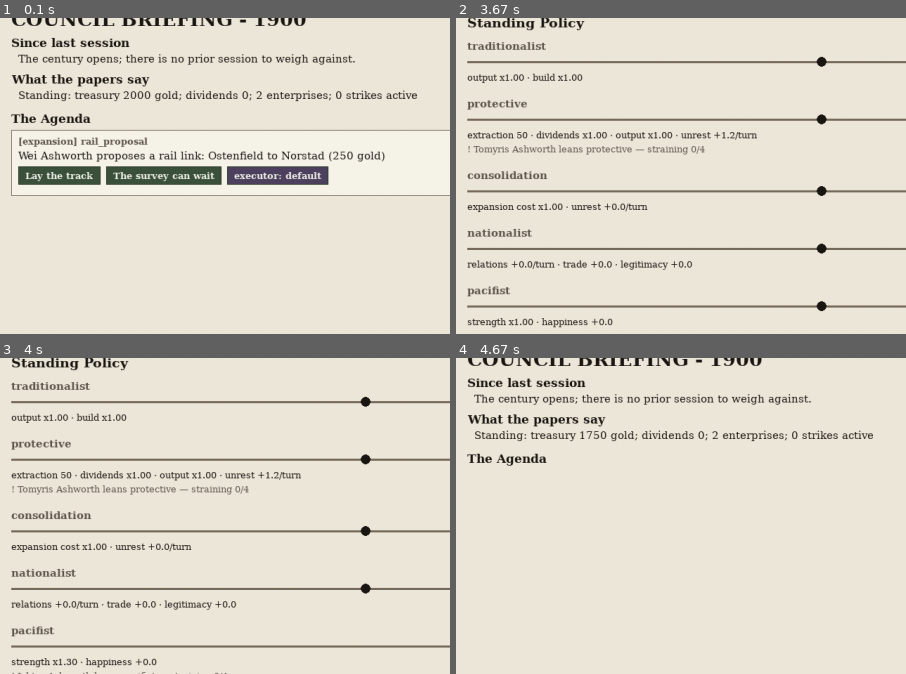
Above: before the commit, frames 1-4 (two rows, left to right).
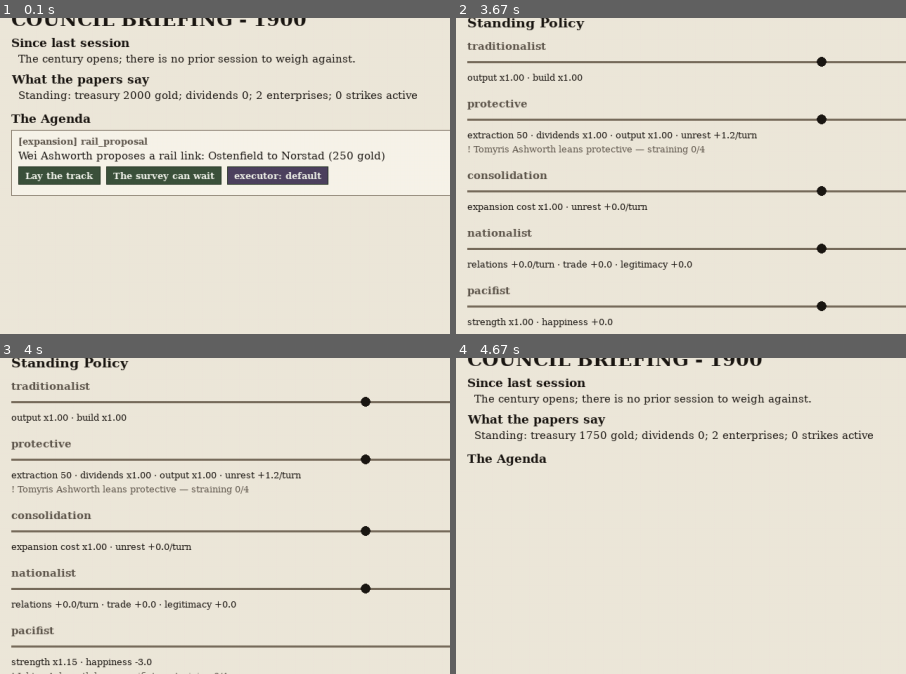
Above: after the commit, the same moments.

Repository: civersen222/Guilded-Age
Game: pygame game, started from gilded/__main__.py
Same seed, same stepped clock (60 frames per second), same inputs: the game is played once before the commit and once after it.
Inputs (mouse positions are % of the whole screen's width and height, from its top left):
- Up to frame 1 (0.1 s): no input
- Up to frame 2 (3.67 s): click (50, 50) at 0.38 s; click "Lay the track" at 0.72 s; click "Gazette" at 2.18 s; click "Briefing" at 2.52 s; click "Docket" at 2.85 s; click "Ledger" at 3.18 s; click "Policies" at 3.52 s
- Up to frame 3 (4 s): click (64, 63) at 3.85 s
- Up to frame 4 (4.67 s): click "Briefing" at 4.18 s
The pictures show only the part of the screen within x 0-50%, y 17-67%; the shares and areas given below are measured in that part.

Frames 1-2 are identical in both runs. In frame 3, less than 0.1% of the frame differs, in the area x 14-35%, y 94-98%; in frame 4, nothing differs.

Commit message:
feat(gilded): correct policy-dial magnitudes and reactive AI drift

Diff:
--- a/gilded/ai.py
+++ b/gilded/ai.py
@@ -9,10 +9,6 @@
 from typing import Dict, List, Optional, Tuple
 
 from gilded.directives import DIRECTIVE_CONVICTION, DIRECTIVE_KEYS
-from gilded import policy as _policy
-
-POLICY_STEP = 5
-DEAD_BAND = 10
 from gilded.docket import DOMAIN_SEAT, INITIATIVES, _auto_terms, initiative, rule
 from gilded.enterprises import ENTERPRISE_TYPES, EXPAND_COST, TIER_MAX
 from gilded.fronts import (ACCEPT_SCORE, REGIMENT_POP_COST, PeaceTerms,
@@ -28,6 +24,12 @@
 URGENCY_ESCALATED = 2.0
 CONVICTION_DIV = 50.0
 AGENDA_PETITION_BONUS = 1.0    # a petition in the goal's domain jumps the queue
+
+POLICY_STEP = 15       # max stance change per dial per turn
+DEAD_BAND = 5          # within this of target, leave it alone (friction accrues)
+LOW_TREASURY = 200.0   # below this, the house squeezes labor harder
+HIGH_UNREST = 25.0     # above this average, ease off to calm the land
+LOW_LEGITIMACY = 30.0  # below this, ease off to calm the land
 
 ENDOWMENT_KIND = {v[0]: k for k, v in sorted(ENTERPRISE_TYPES.items())
                   if v[0] is not None}
@@ -134,38 +136,57 @@
 
 # --- the turn ----------------------------------------------------------------
 
-def set_policy(game, house_name: str) -> None:
-    """Drift-with-dead-band: nudge each stance toward the house's target,
-    at most POLICY_STEP per turn, only if distance > DEAD_BAND.
-    On decade turns (turn % DIRECTIVE_INTERVAL == 1) snap directly to
-    convictions and refresh the policy targets.
-    Consumes no game.rng."""
-    d = game.directives[house_name]
-    eff = _policy.effects(game, house_name)
-    if game.turn % DIRECTIVE_INTERVAL == 1:
-        # Decade: reset targets from convictions and snap stances to them
-        targets = {}
-        for key in DIRECTIVE_KEYS:
-            targets[key] = int(round(_conviction(
-                game.realms[house_name].ruler, key)))
-        d._policy_targets = targets
-        for key in DIRECTIVE_KEYS:
-            d.set_stance(key, targets[key])
-        return
-    targets = d._policy_targets
-    if targets is None:
-        targets = {}
-        for key in DIRECTIVE_KEYS:
-            targets[key] = int(round(_conviction(
-                game.realms[house_name].ruler, key)))
-        d._policy_targets = targets
+def _policy_targets(game, house_name) -> dict:
+    """Deterministic target stance per dial: ruler conviction baseline +
+    circumstance nudges + Stage-2 agenda bias. No rng."""
+    realm = game.realms[house_name]
+    ruler = realm.ruler
+    targets = {k: _conviction(ruler, k) for k in DIRECTIVE_KEYS}
+
+    house = game.houses[house_name]
+    provs = game.provinces_of(house_name)
+    unrest = (sum(p.unrest for p in provs) / len(provs)) if provs else 0.0
+    legitimacy = game.legitimacy.get(house_name, 50.0)
+    at_war = any(house_name in (w.aggressor, w.defender) for w in game.wars)
+
+    if house.treasury < LOW_TREASURY:
+        targets["labor"] += 40            # squeeze harder when broke
+    if unrest > HIGH_UNREST or legitimacy < LOW_LEGITIMACY:
+        targets["labor"] -= 40            # ease the squeeze to calm the land
+        targets["capital"] -= 30          # go traditionalist
+    if at_war:
+        targets["war"] += 50              # mobilize
+
+    goal = game.agendas.get(house_name)
+    fam = getattr(goal, "family", None)
+    if fam in ("Conquest", "Glory"):
+        targets["war"] += 40
+    elif fam in ("Buyout", "Dominion"):
+        targets["capital"] += 40
+        targets["labor"] += 30
+    elif fam == "Consolidation":
+        targets["labor"] -= 30
+        targets["capital"] -= 20
+    elif fam == "Dynasty":
+        targets["diplomacy"] += 40
+
+    return {k: max(-100, min(100, int(round(v)))) for k, v in targets.items()}
+
+
+def set_policy(game, house_name) -> None:
+    """Drift each dial one bounded step toward its target, but only while the
+    gap exceeds the dead-band. Converged dials are left untouched so their
+    seated ministers accrue friction exactly as the player's do. No rng."""
+    directives = game.directives[house_name]
+    targets = _policy_targets(game, house_name)
     for key in DIRECTIVE_KEYS:
-        current = d.stances.get(key, 0)
-        target = targets.get(key, current)
+        current = directives.stances.get(key, 0)
+        target = targets[key]
         gap = target - current
-        if abs(gap) > DEAD_BAND:
-            step = POLICY_STEP if gap > 0 else -POLICY_STEP
-            d.set_stance(key, current + step)
+        if abs(gap) <= DEAD_BAND:
+            continue                      # converged: do not reset friction
+        step = max(-POLICY_STEP, min(POLICY_STEP, gap))
+        directives.set_stance(key, current + step)
 
 
 def ai_turn(game, house_name: str) -> List[str]:
--- a/gilded/chassis.py
+++ b/gilded/chassis.py
@@ -315,7 +315,7 @@
             # Unrest add from labor policy
             if eff.unrest_add:
                 for p in provs:
-                    p.unrest = max(0.0, min(100.0, p.unrest + eff.unrest_add * 100))
+                    p.unrest = max(0.0, min(100.0, p.unrest + eff.unrest_add))
 
         # 7. the tide and the mandate
         self.tide.tick()
--- a/gilded/directives.py
+++ b/gilded/directives.py
@@ -9,7 +9,7 @@
 
 import random
 from dataclasses import dataclass, field
-from typing import Dict, List, Optional, Tuple
+from typing import Dict, List, Tuple
 
 DIRECTIVE_KEYS = ("capital", "labor", "expansion", "diplomacy", "war")
 
@@ -33,7 +33,6 @@
     stances: Dict[str, int] = field(
         default_factory=lambda: {k: 0 for k in DIRECTIVE_KEYS})
     friction_turns: Dict[str, int] = field(default_factory=dict)  # key -> consecutive turns
-    _policy_targets: Optional[Dict[str, int]] = field(default=None, repr=False)
 
     def set_stance(self, key: str, value: int) -> None:
         """Clamp to -100..100; changing course resets the friction counter."""
--- a/gilded/policy.py
+++ b/gilded/policy.py
@@ -1,90 +1,67 @@
-"""Stage 3: Policy Dials — pure read-model over the five directive stances.
-
-Maps the five stances (capital, labor, expansion, diplomacy, war) to a frozen
-`PolicyEffects` struct. The chassis calls `effects(game, house)` once per house
-per turn and applies each field at the appropriate seam.
-
-The Policies tab displays the same values. Pure and deterministic: it never mutates
+"""Stage 3 read-model (Policy Dials): the standing consequence of one House's
+five directive stances. `effects(game, house)` maps the -100..+100 stances on
+capital/labor/expansion/diplomacy/war to a frozen PolicyEffects the turn loop
+applies and the Policies tab displays. Pure and deterministic: it never mutates
 the game and never touches game.rng. The labor dial is realized as a house-wide
 extraction level written into each enterprise's existing dial, so all the
 society.labor curves (and the endings blood axis) keep working unchanged.
 """
 
+from __future__ import annotations
+
 from dataclasses import dataclass
 
-from gilded.society import labor
+from gilded.directives import DIRECTIVE_KEYS
 
 
 @dataclass(frozen=True)
 class PolicyEffects:
-    extraction_level: int    # labor   -> written into each owned enterprise's extraction_dial
-    output_mod: float        # capital -> multiplier on enterprise capacity output
-    build_speed_mod: float   # capital -> multiplier on construction progress
-    expand_cost_mod: float   # expansion -> multiplier on founding cost (lower = cheaper)
-    strength_mod: float      # war     -> multiplier on regiment combat power
-    happiness_mod: float     # diplomacy -> additive modifier to province happiness
-    legitimacy_mod: float    # diplomacy -> additive modifier to legitimacy tick
-    relations_drift: float   # diplomacy -> per-turn drift applied to relations
-    trade_income: float      # expansion -> additive per-turn income from trade
-    unrest_add: float        # labor     -> additive modifier to province unrest
+    extraction_level: int
+    output_mod: float
+    build_speed_mod: float
+    expand_cost_mod: float
+    strength_mod: float
+    happiness_mod: float
+    legitimacy_mod: float
+    relations_drift: float
+    trade_income: float
+    unrest_add: float
 
 
-def effects(game, house) -> PolicyEffects:
-    """Pure read-model: derive policy effects from the current stances.
+NEUTRAL = PolicyEffects(
+    extraction_level=50, output_mod=1.0, build_speed_mod=1.0,
+    expand_cost_mod=1.0, strength_mod=1.0, happiness_mod=0.0,
+    legitimacy_mod=0.0, relations_drift=0.0, trade_income=0.0, unrest_add=0.0)
 
-    Never mutates the game and never touches game.rng.
-    """
-    d = game.directives[house]
-    stances = d.stances
 
-    capital = stances.get("capital", 0)
-    labor_stance = stances.get("labor", 0)
-    expansion = stances.get("expansion", 0)
-    diplomacy = stances.get("diplomacy", 0)
-    war = stances.get("war", 0)
+def _t(stances, key: str) -> float:
+    return max(-100, min(100, int(stances.get(key, 0)))) / 100.0
 
-    # --- Labor dial → extraction_level (0..100) ---
-    # Maps stance [-100,100] to extraction_level [0,100]
-    extraction_level = int(50 + labor_stance * 0.5)
-    # Clamp to [0, 100]
-    extraction_level = max(0, min(100, extraction_level))
 
-    # Labor unrest add: extractionist stance adds unrest
-    unrest_add = labor_stance * 0.001
-
-    # --- Capital dial → output_mod, build_speed_mod ---
-    # Industrialist (capital > 0) boosts output and build speed
-    capital_t = capital / 100.0
-    output_mod = 1.0 + capital_t * 0.3
-    build_speed_mod = 1.0 + capital_t * 0.2
-
-    # --- Expansion dial → expand_cost_mod, trade_income ---
-    # Expansionism (expansion > 0) lowers founding cost, increases trade income
-    expansion_t = expansion / 100.0
-    expand_cost_mod = 1.0 - expansion_t * 0.4  # lower = cheaper to found
-    trade_income = expansion_t * 2.0
-
-    # --- Diplomacy dial → happiness_mod, legitimacy_mod, relations_drift ---
-    # Cosmopolitan (diplomacy > 0) boosts happiness and legitimacy
-    diplomacy_t = diplomacy / 100.0
-    happiness_mod = diplomacy_t * 2.0
-    legitimacy_mod = diplomacy_t * 1.0
-    relations_drift = diplomacy_t * 0.5
-
-    # --- War dial → strength_mod ---
-    # Militarist (war > 0) boosts regiment combat power
-    war_t = war / 100.0
-    strength_mod = 1.0 + war_t * 0.5
-
+def effects(game, house_name: str) -> PolicyEffects:
+    """Pure: the standing effects of `house_name`'s current dial stances."""
+    directives = game.directives.get(house_name)
+    if directives is None:
+        return NEUTRAL
+    st = directives.stances
+    tl = _t(st, "labor")
+    tc = _t(st, "capital")
+    te = _t(st, "expansion")
+    tw = _t(st, "war")
+    td = _t(st, "diplomacy")
+    extraction_level = max(0, min(100, round(50 + 50 * tl)))
+    happiness_mod = -5.0 * tw + (3.0 * (-td) if td < 0 else 0.0)
+    legitimacy_mod = 1.5 * (-td) if td < 0 else 0.0
+    unrest_add = 1.0 * te + (-0.5 * (-tc) if tc < 0 else 0.0)
     return PolicyEffects(
         extraction_level=extraction_level,
-        output_mod=output_mod,
-        build_speed_mod=build_speed_mod,
-        expand_cost_mod=expand_cost_mod,
-        strength_mod=strength_mod,
+        output_mod=1.0 + 0.15 * tc,
+        build_speed_mod=1.0 + 0.3 * tc,
+        expand_cost_mod=1.0 - 0.2 * te,
+        strength_mod=1.0 + 0.25 * tw,
         happiness_mod=happiness_mod,
         legitimacy_mod=legitimacy_mod,
-        relations_drift=relations_drift,
-        trade_income=trade_income,
+        relations_drift=2.0 * td,
+        trade_income=2.0 * td if td > 0 else 0.0,
         unrest_add=unrest_add,
     )
--- a/gilded/tests/test_ai.py
+++ b/gilded/tests/test_ai.py
@@ -97,19 +97,19 @@
 
 # --- directives --------------------------------------------------------------
 
-def test_directives_reset_from_convictions_on_the_decade():
+def test_directives_drift_toward_conviction():
+    from gilded.ai import POLICY_STEP
     g = _game()
     h = _first(g)
     ruler = g.realms[h].ruler
     g.docket_by_house[h] = []
     _quiet(ruler)
-    ruler.dispositions["militarist_pacifist"] = 77.3
-    assert g.turn % 10 == 1
+    ruler.dispositions["militarist_pacifist"] = 100.0
+    g.directives[h].set_stance("war", 0)
     ai_turn(g, h)
-    assert g.directives[h].stances["war"] == 77
-    for key in DIRECTIVE_KEYS:
-        want = int(round(ruler.dispositions.get(DIRECTIVE_CONVICTION[key], 0.0)))
-        assert g.directives[h].stances[key] == max(-100, min(100, want))
+    new_stance = g.directives[h].stances["war"]
+    assert new_stance > 0, "stance should drift toward conviction"
+    assert new_stance <= POLICY_STEP, "stance should not exceed POLICY_STEP in one turn"
 
 
 # --- initiatives -------------------------------------------------------------
--- a/gilded/tests/test_chassis.py
+++ b/gilded/tests/test_chassis.py
@@ -218,3 +218,60 @@
     for ent in g.ents_of(h):
         assert ent.ledger == {COLLECTIVE_ID: 100.0}
     assert any("transforms" in e.text for e in events)
+
+
+def test_labor_policy_drives_enterprise_extraction():
+    from gilded.chassis import GildedGame
+    g = GildedGame(seed=7)
+    h = next(x for x in sorted(g.houses) if g.ents_of(x))
+    # Enterprises founded mid-turn get the dial next turn; pin to standing ones.
+    g.directives[h].set_stance("labor", 100)
+    ids = {e.eid for e in g.ents_of(h)}
+    g.end_turn()
+    assert all(e.extraction_dial == 100.0 for e in g.ents_of(h) if e.eid in ids)
+    g.directives[h].set_stance("labor", -100)
+    ids = {e.eid for e in g.ents_of(h)}
+    g.end_turn()
+    assert all(e.extraction_dial == 0.0 for e in g.ents_of(h) if e.eid in ids)
+
+
+def test_extractionist_labor_earns_more_and_strains_more():
+    from gilded.chassis import GildedGame
+    hard = GildedGame(seed=11)
+    soft = GildedGame(seed=11)
+    h = next(x for x in sorted(hard.houses) if hard.ents_of(x))
+    hard.directives[h].set_stance("labor", 100)
+    soft.directives[h].set_stance("labor", -100)
+    hard.end_turn()
+    soft.end_turn()
+    hard_unrest = sum(p.unrest for p in hard.provinces_of(h))
+    soft_unrest = sum(p.unrest for p in soft.provinces_of(h))
+    assert hard.houses[h].treasury >= soft.houses[h].treasury
+    assert hard_unrest >= soft_unrest
+
+
+def test_industrialist_capital_lifts_dividends():
+    from gilded.chassis import GildedGame
+    ind = GildedGame(seed=13)
+    trad = GildedGame(seed=13)
+    h = next(x for x in sorted(ind.houses) if ind.ents_of(x))
+    ind.directives[h].set_stance("capital", 100)
+    trad.directives[h].set_stance("capital", -100)
+    ind.end_turn()
+    trad.end_turn()
+    assert ind.houses[h].treasury > trad.houses[h].treasury
+
+
+def test_expansionism_and_diplomacy_apply_standing_effects():
+    from gilded.chassis import GildedGame
+    g = GildedGame(seed=17)
+    h = next(x for x in sorted(g.houses) if g.provinces_of(x))
+    g.directives[h].set_stance("expansion", 100)   # +1 unrest/turn on worked provs
+    g.directives[h].set_stance("diplomacy", 100)   # +trade income
+    calm = GildedGame(seed=17)
+    g.end_turn()
+    calm.end_turn()
+    assert (sum(p.unrest for p in g.provinces_of(h))
+            >= sum(p.unrest for p in calm.provinces_of(h)))
+    # cosmopolitan trade income lands in the treasury as a standing drip
+    assert g.houses[h].treasury >= calm.houses[h].treasury
--- a/gilded/tests/test_docket.py
+++ b/gilded/tests/test_docket.py
@@ -310,3 +310,16 @@
     msgs = initiative(g, h, "adjust_garrison", realm.ruler)
     assert any("G16" in m for m in msgs)
     assert initiative(g, h, "nonsense", realm.ruler) == ["No such initiative 'nonsense'"]
+
+
+def test_expansionist_policy_cheapens_expansion():
+    from gilded.chassis import GildedGame
+    from gilded.enterprises import EXPAND_COST
+    g = GildedGame(seed=23)
+    h = next(x for x in sorted(g.houses) if g.ents_of(x))
+    ent = next(e for e in g.ents_of(h) if e.tier < 5 and e.under_construction == 0)
+    g.directives[h].set_stance("expansion", 100)
+    from gilded import policy
+    eff = policy.effects(g, h)
+    expected = EXPAND_COST[ent.tier + 1] * eff.expand_cost_mod
+    assert expected < EXPAND_COST[ent.tier + 1]
--- a/gilded/tests/test_fronts.py
+++ b/gilded/tests/test_fronts.py
@@ -211,3 +211,12 @@
     msgs = tick_wars(g)
     assert war.war_score == WAR_SCORE_WIN
     assert any("must come to terms" in m for m in msgs)
+
+
+def test_militarist_policy_boosts_regiment_power():
+    from gilded import policy
+    from gilded.chassis import GildedGame
+    g = GildedGame(seed=29)
+    h = sorted(g.houses)[0]
+    g.directives[h].set_stance("war", 100)
+    assert policy.effects(g, h).strength_mod > 1.0
--- a/gilded/tests/test_policy.py
+++ b/gilded/tests/test_policy.py
@@ -2,6 +2,7 @@
 
 from gilded.chassis import GildedGame
 from gilded import policy
+from gilded.society import labor
 
 
 def _set(g, h, **stances):
@@ -43,48 +44,77 @@
     e = policy.effects(g, h)
     assert e.output_mod > 1.0          # industrialist lifts output
     assert e.build_speed_mod > 1.0     # industrialist builds faster
-    assert e.expand_cost_mod < 1.0     # expansionism lowers founding cost
-    assert e.strength_mod > 1.0        # militarist boosts combat
-    assert e.happiness_mod > 0.0       # cosmopolitan boosts happiness
-    assert e.legitimacy_mod > 0.0      # cosmopolitan boosts legitimacy
-    assert e.relations_drift > 0.0     # cosmopolitan improves relations
-    assert e.trade_income > 0.0        # expansionism earns trade income
-    assert e.unrest_add == 0.0         # labor=0 means no unrest add
+    assert e.expand_cost_mod < 1.0     # expansionist is cheaper to grow
+    assert e.strength_mod > 1.0        # militarist is stronger
+    assert e.relations_drift > 0.0     # cosmopolitan warms neighbours
+    assert e.trade_income > 0.0        # cosmopolitan earns trade
+    assert e.happiness_mod < 0.0       # war footing costs contentment
 
 
-def test_extractionist_labor_raises_unrest():
+def test_nationalist_diplomacy_returns_home_standing():
+    g = GildedGame(seed=1)
+    h = sorted(g.houses)[0]
+    _set(g, h, diplomacy=-100)
+    e = policy.effects(g, h)
+    assert e.happiness_mod > 0.0
+    assert e.legitimacy_mod > 0.0
+    assert e.relations_drift < 0.0
+    assert e.trade_income == 0.0
+
+
+def test_effects_is_pure():
+    g = GildedGame(seed=1)
+    h = sorted(g.houses)[0]
+    _set(g, h, labor=80, war=40)
+    before = GildedGame(seed=1).rng.random()
+    policy.effects(g, h)
+    policy.effects(g, h)
+    assert before == GildedGame(seed=1).rng.random()  # no rng consumed anywhere
+    assert g.directives[h].stances["labor"] == 80      # no mutation of stances
+
+
+def test_labor_display_matches_curves():
     g = GildedGame(seed=1)
     h = sorted(g.houses)[0]
     _set(g, h, labor=100)
-    assert policy.effects(g, h).unrest_add > 0.0
+    lvl = policy.effects(g, h).extraction_level
+    # The UI derives the labor line from the same curves at extraction_level.
+    assert labor.dividend_multiplier(lvl) == labor.dividend_multiplier(100)
+    assert labor.production_multiplier(lvl) == labor.production_multiplier(100)
 
 
-def test_protective_lower_capital_reduces_output():
-    g = GildedGame(seed=1)
-    h = sorted(g.houses)[0]
-    _set(g, h, capital=-100)
-    e = policy.effects(g, h)
-    assert e.output_mod < 1.0
-    assert e.build_speed_mod < 1.0
+def test_set_policy_is_deterministic_and_rng_free():
+    from gilded.ai import set_policy
+    g1 = GildedGame(seed=5)
+    g2 = GildedGame(seed=5)
+    h = next(x for x in sorted(g1.houses) if not g1.houses[x].is_player)
+    before = GildedGame(seed=5).rng.random()
+    set_policy(g1, h)
+    set_policy(g2, h)
+    assert g1.directives[h].stances == g2.directives[h].stances
+    assert before == GildedGame(seed=5).rng.random()
 
 
-def test_effects_is_pure_no_rng_consumed():
-    g = GildedGame(seed=1)
-    h = sorted(g.houses)[0]
-    state = g.rng.getstate()
-    _set(g, h, capital=50, labor=30, expansion=-20, diplomacy=80, war=-60)
-    e1 = policy.effects(g, h)
-    assert g.rng.getstate() == state  # RNG state unchanged
-    e2 = policy.effects(g, h)
-    assert e1 == e2  # deterministic
+def test_set_policy_drifts_toward_target_in_bounded_steps():
+    from gilded.ai import set_policy, POLICY_STEP
+    g = GildedGame(seed=5)
+    h = next(x for x in sorted(g.houses) if not g.houses[x].is_player)
+    for k in ("capital", "labor", "expansion", "diplomacy", "war"):
+        g.directives[h].set_stance(k, 0)
+    set_policy(g, h)
+    for k, v in g.directives[h].stances.items():
+        assert abs(v) <= POLICY_STEP  # a single step from 0, never a jump
 
 
-def test_effects_is_frozen():
-    g = GildedGame(seed=1)
-    h = sorted(g.houses)[0]
-    e = policy.effects(g, h)
-    try:
-        e.output_mod = 2.0
-        assert False, "PolicyEffects should be frozen"
-    except Exception:
-        pass
+def test_converged_dial_stops_being_reset():
+    from gilded.ai import set_policy, _policy_targets, DEAD_BAND
+    g = GildedGame(seed=5)
+    h = next(x for x in sorted(g.houses) if not g.houses[x].is_player)
+    targets = _policy_targets(g, h)
+    # Park every dial exactly on target: set_policy must NOT call set_stance
+    # (which would reset friction_turns), so a pre-loaded counter survives.
+    for k, tgt in targets.items():
+        g.directives[h].set_stance(k, tgt)
+        g.directives[h].friction_turns[k] = 3
+    set_policy(g, h)
+    assert all(g.directives[h].friction_turns[k] == 3 for k in targets)
--- a/gilded/tests/test_soak.py
+++ b/gilded/tests/test_soak.py
@@ -50,3 +50,18 @@
         b.end_turn()
     assert [e.text for e in b.events] == a_events
     assert time.monotonic() - t0 < WALL_BUDGET
+
+
+def test_policy_century_is_stable():
+    from gilded.chassis import GildedGame
+    g = GildedGame(seed=2026)
+    for _ in range(60):
+        if g.game_over is not None:
+            break
+        g.end_turn()
+    for h in g.houses:
+        assert 0.0 <= g.legitimacy[h] <= 100.0
+        for e in g.ents_of(h):
+            assert 0.0 <= e.extraction_dial <= 100.0
+        for k, v in g.directives[h].stances.items():
+            assert -100 <= v <= 100
